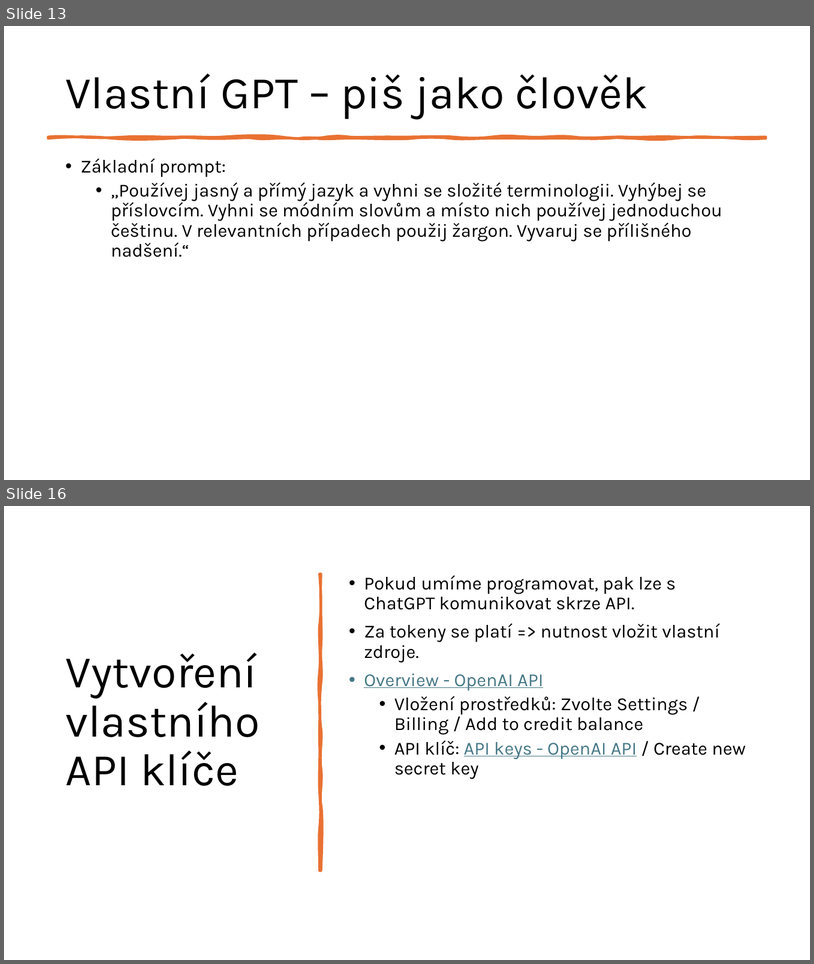
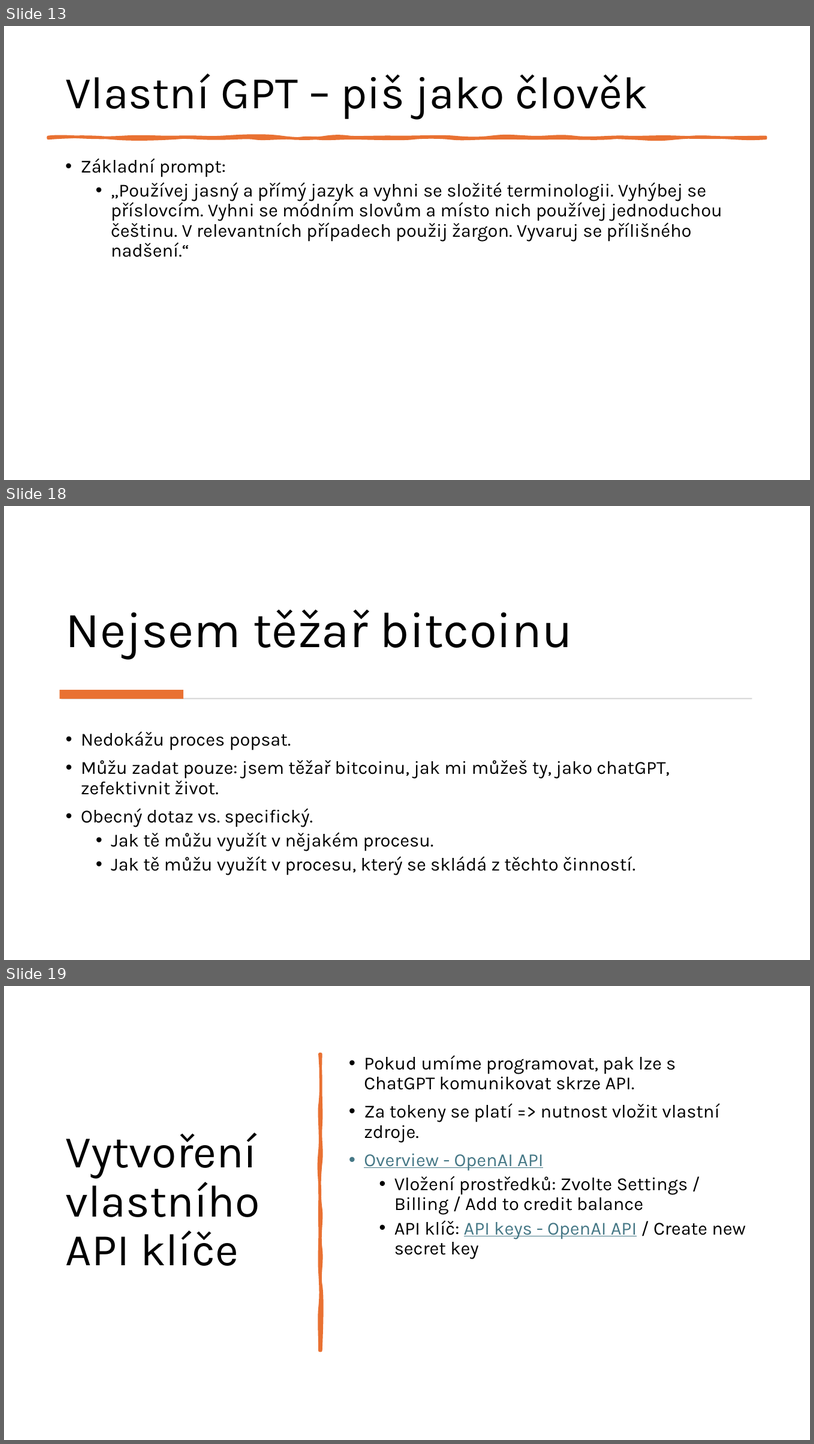
Before and after one commit to mvasinek/AI-ChainCamp, a slide deck: advanced/Technické dovednosti v AI.pptx. Shown one above the other, each under a label of ours: slides 13 and 16 before the commit, slides 13, 18 and 19 after it; the slides between them are not shown. The pictures are 814x964 and 814x1444 pixels, drawn with LibreOffice and Linux fonts; fonts in the diff are those of the drawing. Boxes give left, top, right and bottom in pixels: in the first picture for what was removed or moved away, otherwise in the second. Text is boxed around its words. In the diff, an @@ line names an element or a change of style, - is before the commit and + after.

```diff
--- a/advanced/Technické dovednosti v AI.pptx
+++ b/advanced/Technické dovednosti v AI.pptx
@@ slide 18 added at (x1=4, y1=506, x2=810, y2=960), background #FFFFFF @@
@@ title added at (x1=66, y1=609, x2=573, y2=659), 60 pt, text #000000 @@
+Nejsem těžař bitcoinu
@@ rectangle added at (x1=60, y1=690, x2=183, y2=699), fill #E97132 @@
@@ rectangle added at (x1=62, y1=698, x2=753, y2=699), fill #D5D5D5 @@
@@ text added at (x1=81, y1=731, x2=669, y2=875), 22 pt, text #000000 @@
+• Nedokážu proces popsat.
+• Můžu zadat pouze: jsem těžař bitcoinu, jak mi můžeš ty, jako chatGPT, zefektivnit život.
+• Obecný dotaz vs. specifický.
+  • Jak tě můžu využít v nějakém procesu.
+  • Jak tě můžu využít v procesu, který se skládá z těchto činností.
@@ what was slide 16 is now slide 19 @@
```
Also in this commit, not shown: 4 slides changed, 2 other slides added, 2 other files.
